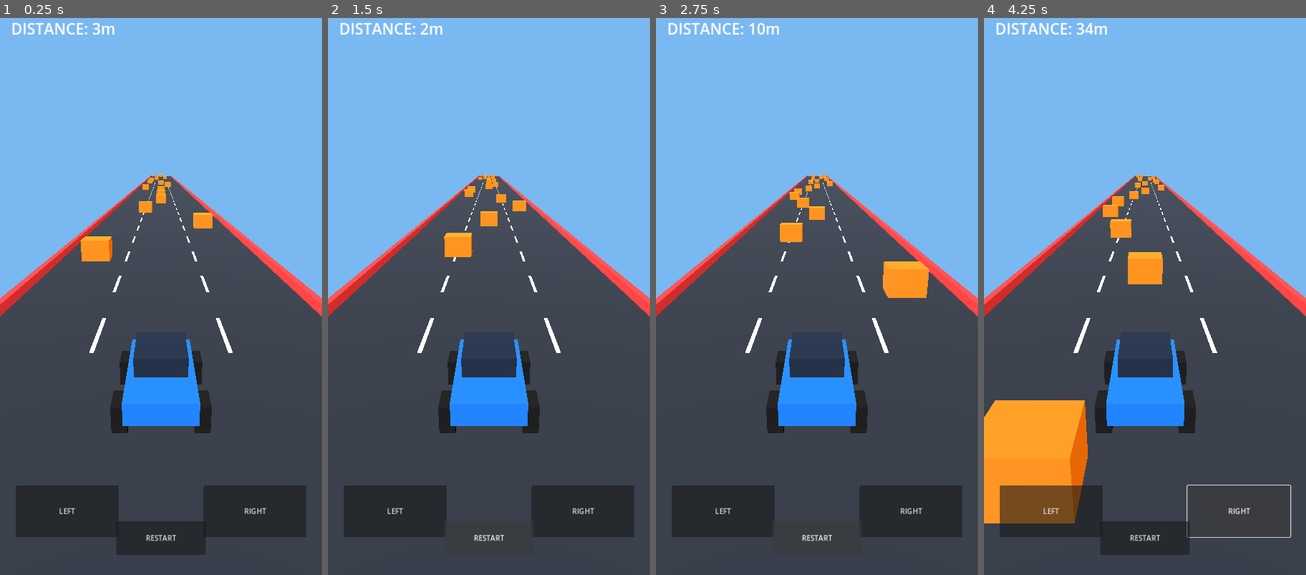
Above: before the commit, frames 1-4 (left to right).
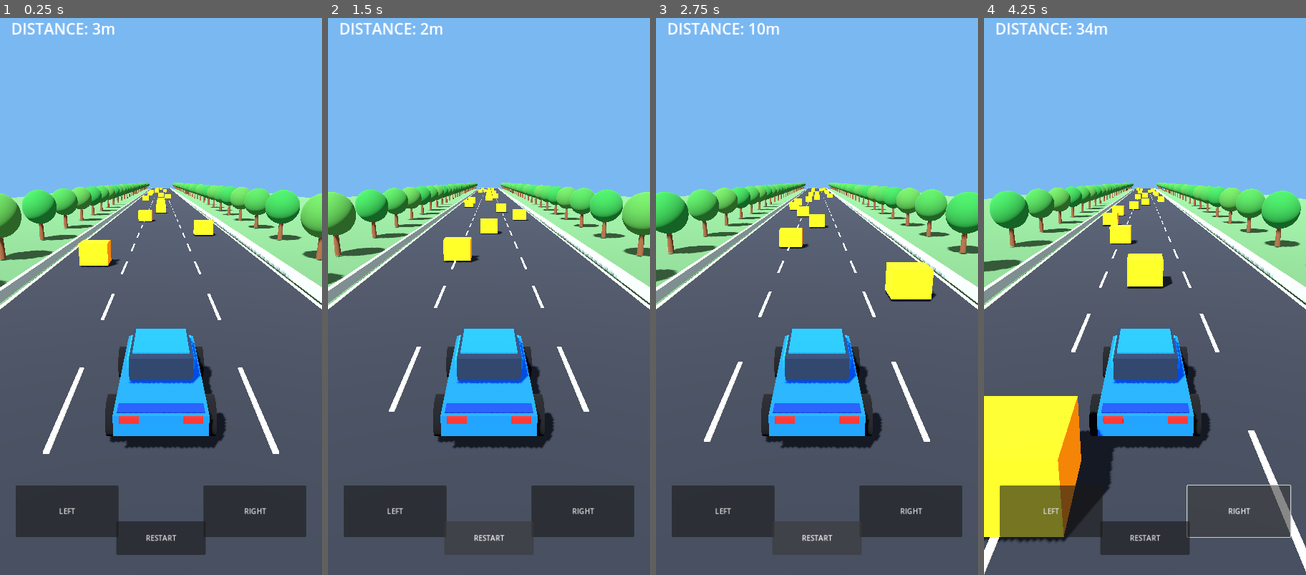
Above: after the commit, the same moments.

Repository: Mehedi13Wp/shiftworld-3d-
Game: Godot game, scene res://scenes/main.tscn
Same seed, same stepped clock (60 frames per second), same inputs: the game is played once before the commit and once after it.
Inputs:
- Up to frame 1 (0.25 s): no input
- Up to frame 2 (1.5 s): click "RESTART" at 0.5 s; click "RESTART" at 1.25 s
- Up to frame 3 (2.75 s): click "RESTART" at 2 s
- Up to frame 4 (4.25 s): click "LEFT" at 2.75 s; click "RIGHT" at 3.5 s

The runs differ from the first frame. In frame 1, 34% of the frame differs, in the area x 0-100%, y 28-79%; in frame 2, 34%; in frame 3, 34%; in frame 4, 43%, in the area x 0-100%, y 28-100%.

Commit message:
Phase 1: improve car body, rotating wheels, roadside trees and scrolling lane markers

Diff:
--- a/scripts/game.gd
+++ b/scripts/game.gd
@@ -9,6 +9,9 @@
 var obstacles: Array[Node3D] = []
 var score_label: Label
 var status_label: Label
+var wheels: Array[Node3D] = []
+var lane_marks: Array[Node3D] = []
+var roadside: Array[Node3D] = []
 
 func _ready() -> void:
 	_create_environment()
@@ -36,38 +39,90 @@
 	env.ambient_light_source = Environment.AMBIENT_SOURCE_COLOR
 	env.ambient_light_color = Color.WHITE
 	env.ambient_light_energy = 0.8
+	env.tonemap_mode = Environment.TONE_MAPPER_FILMIC
 	world.environment = env
 	add_child(world)
 
 	var sun := DirectionalLight3D.new()
 	sun.rotation_degrees = Vector3(-50, -30, 0)
 	sun.light_energy = 1.5
+	sun.shadow_enabled = true
 	add_child(sun)
 
-	_make_box(self, Vector3(0, -0.35, -100), Vector3(13, 0.5, 300), Color(0.13, 0.15, 0.19))
-	_make_box(self, Vector3(-6.5, 0, -100), Vector3(0.3, 0.7, 300), Color(0.9, 0.2, 0.2))
-	_make_box(self, Vector3(6.5, 0, -100), Vector3(0.3, 0.7, 300), Color(0.9, 0.2, 0.2))
-
-	for i in range(50):
-		var z := -float(i) * 6.0
-		_make_box(self, Vector3(-2.2, -0.07, z), Vector3(0.14, 0.03, 2.8), Color.WHITE)
-		_make_box(self, Vector3(2.2, -0.07, z), Vector3(0.14, 0.03, 2.8), Color.WHITE)
+	_make_box(self, Vector3(0, -0.52, -110), Vector3(100, 0.15, 320), Color(0.20, 0.31, 0.21))
+	_make_box(self, Vector3(0, -0.35, -110), Vector3(13, 0.5, 320), Color(0.095, 0.11, 0.14))
+	for side in [-1.0, 1.0]:
+		_make_box(self, Vector3(side * 6.45, -0.05, -110), Vector3(0.16, 0.04, 320), Color(0.95, 0.93, 0.83))
+		_make_box(self, Vector3(side * 7.0, 0.05, -110), Vector3(0.25, 0.5, 320), Color(0.43, 0.48, 0.49))
+	for i in range(45):
+		var marker := Node3D.new()
+		add_child(marker)
+		marker.position.z = -float(i) * 7.0
+		for x in [-2.15, 2.15]:
+			_make_box(marker, Vector3(x, -0.07, 0), Vector3(0.12, 0.035, 3.3), Color(0.94, 0.94, 0.86))
+		lane_marks.append(marker)
+	for i in range(36):
+		var segment := Node3D.new()
+		add_child(segment)
+		segment.position.z = -float(i) * 9.0
+		for side in [-1.0, 1.0]:
+			var trunk := MeshInstance3D.new()
+			var trunk_mesh := CylinderMesh.new()
+			trunk_mesh.top_radius = 0.16
+			trunk_mesh.bottom_radius = 0.22
+			trunk_mesh.height = 2.2
+			trunk.mesh = trunk_mesh
+			trunk.position = Vector3(side * 11.0, 0.75, 0)
+			var bark := StandardMaterial3D.new()
+			bark.albedo_color = Color(0.29, 0.19, 0.12)
+			trunk.material_override = bark
+			segment.add_child(trunk)
+			var leaves := MeshInstance3D.new()
+			var foliage := SphereMesh.new()
+			foliage.radius = 1.5
+			foliage.height = 3.0
+			leaves.mesh = foliage
+			leaves.position = Vector3(side * 11.0, 2.6, 0)
+			var green := StandardMaterial3D.new()
+			green.albedo_color = Color(0.10 + float(i % 3) * 0.035, 0.34, 0.15)
+			leaves.material_override = green
+			segment.add_child(leaves)
+		roadside.append(segment)
 
 func _create_car() -> void:
 	car = Node3D.new()
 	add_child(car)
 	car.position = Vector3(0, 0.65, 4)
 
-	_make_box(car, Vector3.ZERO, Vector3(1.6, 0.55, 3), Color(0.05, 0.4, 1.0))
-	_make_box(car, Vector3(0, 0.48, -0.2), Vector3(1.25, 0.55, 1.4), Color(0.07, 0.12, 0.2))
-
-	for x in [-0.9, 0.9]:
-		for z in [-0.95, 0.95]:
-			_make_box(car, Vector3(x, -0.3, z), Vector3(0.35, 0.65, 0.65), Color(0.03, 0.03, 0.04))
+	_make_box(car, Vector3(0, -0.04, 0), Vector3(1.72, 0.42, 3.55), Color(0.025, 0.27, 0.88))
+	_make_box(car, Vector3(0, 0.24, -0.65), Vector3(1.52, 0.26, 1.4), Color(0.03, 0.33, 0.95))
+	_make_box(car, Vector3(0, 0.49, -0.15), Vector3(1.30, 0.48, 1.65), Color(0.065, 0.11, 0.18))
+	_make_box(car, Vector3(0, 0.73, -0.18), Vector3(1.18, 0.08, 1.3), Color(0.03, 0.30, 0.86))
+	_make_box(car, Vector3(0, 0.11, 1.55), Vector3(1.58, 0.16, 0.28), Color(0.02, 0.14, 0.4))
+	for x in [-0.57, 0.57]:
+		_make_box(car, Vector3(x, 0.10, -1.76), Vector3(0.35, 0.15, 0.09), Color(1.0, 0.94, 0.70))
+		_make_box(car, Vector3(x, 0.10, 1.79), Vector3(0.35, 0.13, 0.08), Color(0.96, 0.08, 0.07))
+	for x in [-0.91, 0.91]:
+		for z in [-1.12, 1.12]:
+			var pivot := Node3D.new()
+			pivot.position = Vector3(x, -0.26, z)
+			car.add_child(pivot)
+			var tire := MeshInstance3D.new()
+			var cylinder := CylinderMesh.new()
+			cylinder.top_radius = 0.39
+			cylinder.bottom_radius = 0.39
+			cylinder.height = 0.27
+			tire.mesh = cylinder
+			tire.rotation_degrees.z = 90
+			var rubber := StandardMaterial3D.new()
+			rubber.albedo_color = Color(0.035, 0.04, 0.05)
+			tire.material_override = rubber
+			pivot.add_child(tire)
+			wheels.append(pivot)
 
 	camera = Camera3D.new()
-	camera.position = Vector3(0, 5.5, 12)
-	camera.rotation_degrees.x = -18
+	camera.position = Vector3(0, 4.8, 11.5)
+	camera.rotation_degrees.x = -16
 	camera.current = true
 	add_child(camera)
 
@@ -125,6 +180,16 @@
 		return
 
 	distance += speed * delta
+	for wheel in wheels:
+		wheel.rotate_x(speed * delta * 1.7)
+	for marker in lane_marks:
+		marker.position.z += speed * delta
+		if marker.position.z > 12.0:
+			marker.position.z -= 315.0
+	for segment in roadside:
+		segment.position.z += speed * delta
+		if segment.position.z > 12.0:
+			segment.position.z -= 324.0
 	car.position.x = clamp(car.position.x + steering * 7.0 * delta, -5.0, 5.0)
 	car.rotation.z = lerp(car.rotation.z, -steering * 0.12, delta * 6.0)
 
